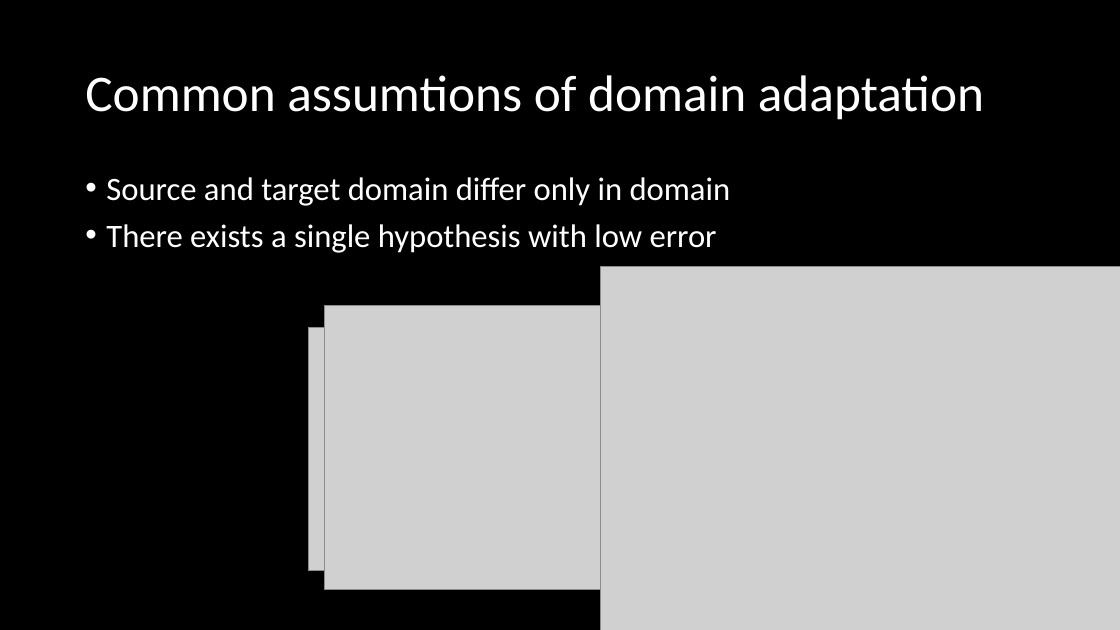
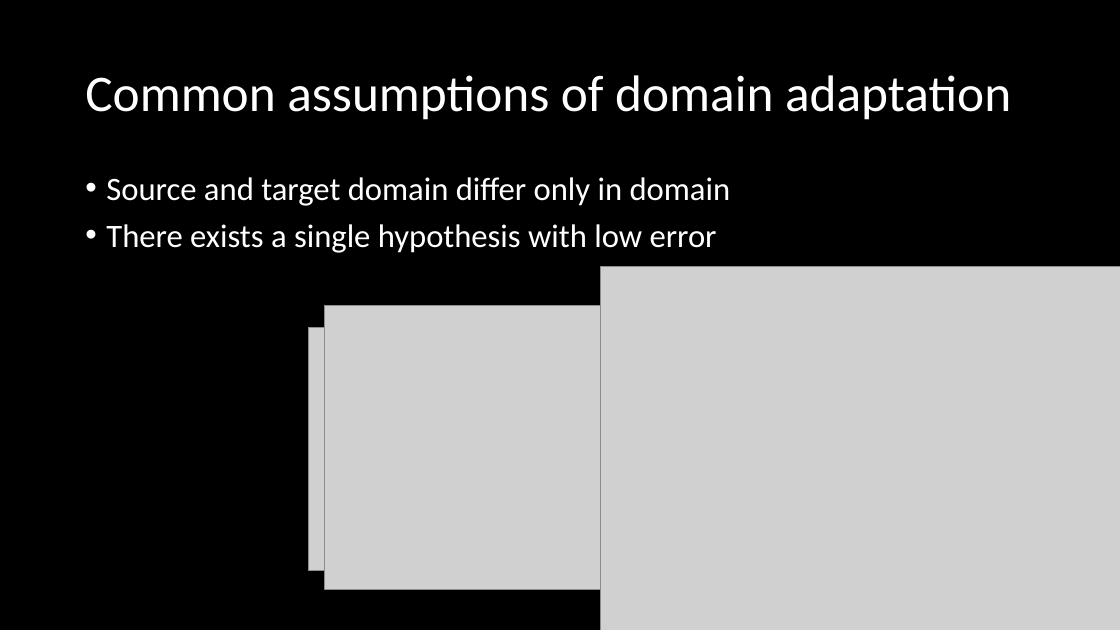
Before and after one commit to Raamxie/DomainAdaptation, a slide deck: slide 3 of Domain Adaptation.pptx. Drawn at 1120x630 pixels with LibreOffice and Linux fonts; fonts in the diff are those of the drawing; grey boxes stand for pictures. Boxes give left, top, right and bottom in pixels: in the first picture for what was removed or moved away, otherwise in the second. Text is boxed around its words. In the diff, an @@ line names an element or a change of style, - is before the commit and + after.

```diff
--- a/Domain Adaptation.pptx
+++ b/Domain Adaptation.pptx
@@ title at box(85, 75, 1011, 120): text changed @@
-Common assumtions of domain adaptation
+Common assumptions of domain adaptation
```
Also in this commit, not shown: 1 other slide changed, 5 slides added, 1 slide removed.
